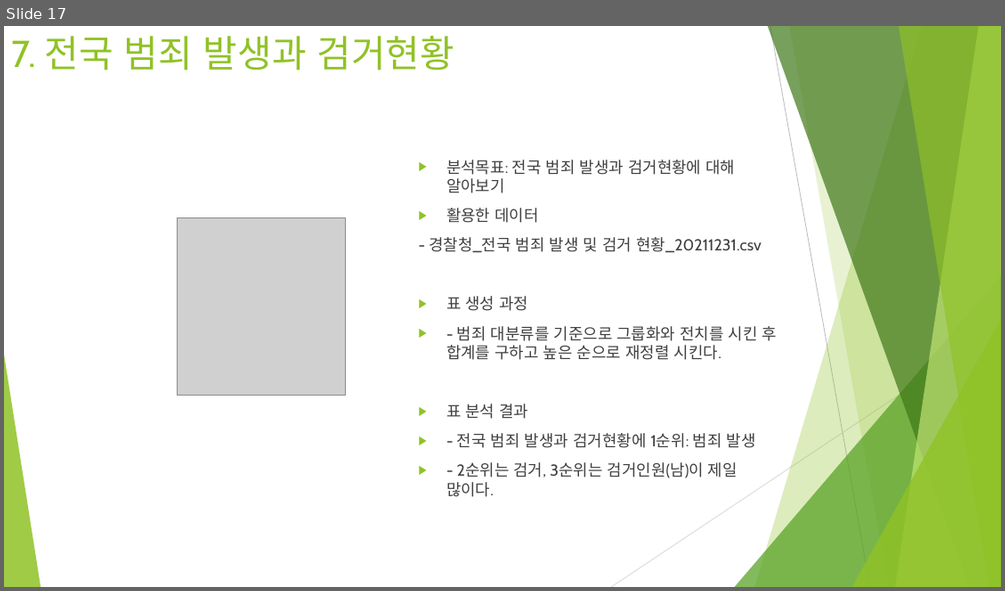
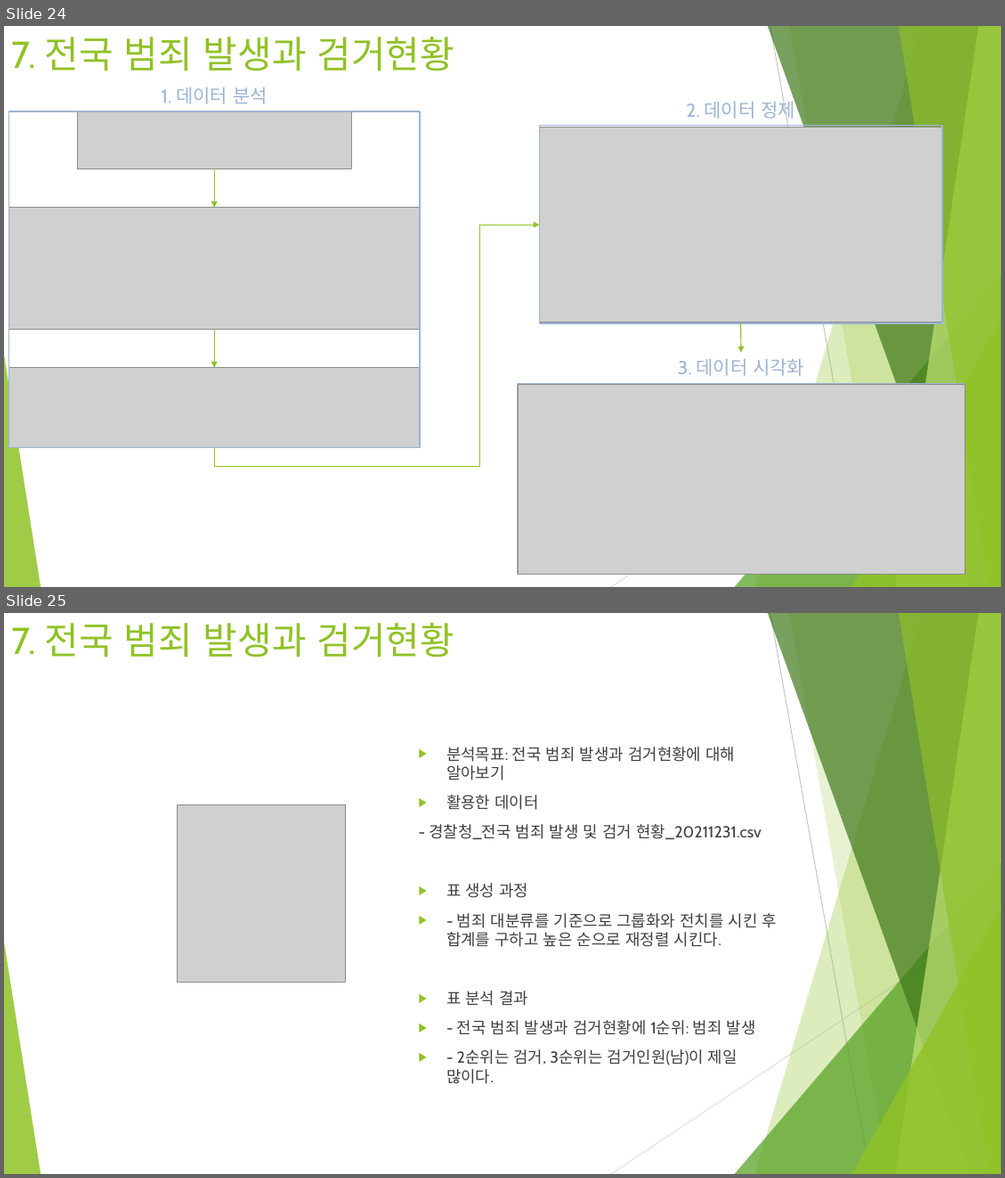
Before and after one commit to HERO19-71604814/Central-Competency-Development-Institute-Python, a slide deck: 2. 데이터 분석 과제/03. 데이터 분석 포트폴리오 작성(범죄 발생에 대한 대처와 해결방안).pptx. Shown one above the other, each under a label of ours: slide 17 before the commit, slides 24 and 25 after it. The pictures are 1005x591 and 1005x1178 pixels, drawn with LibreOffice and Linux fonts; fonts in the diff are those of the drawing; grey boxes stand for pictures. Boxes give left, top, right and bottom in pixels: in the first picture for what was removed or moved away, otherwise in the second. Text is boxed around its words. In the diff, an @@ line names an element or a change of style, - is before the commit and + after.

```diff
--- a/2. 데이터 분석 과제/03. 데이터 분석 포트폴리오 작성(범죄 발생에 대한 대처와 해결방안).pptx
+++ b/2. 데이터 분석 과제/03. 데이터 분석 포트폴리오 작성(범죄 발생에 대한 대처와 해결방안).pptx
@@ slide 24 added at <box>4,26,1001,587</box>, background #FFFFFF; not listed: 10 template elements that a slide beside it also shows @@
@@ title added at <box>11,37,455,71</box>, 36 pt, text #90C226 @@
+7. 전국 범죄 발생과 검거현황
@@ text added at <box>162,87,267,104</box>, 18 pt, text #9CB4D4 @@
+1. 데이터 분석
@@ text added at <box>686,98,795,121</box>, 18 pt, text #9CB4D4 @@
+2. 데이터 정제
@@ rectangle added at <box>9,111,420,448</box>, outline #9CB4D4 1.5 pt @@
@@ picture added at <box>77,111,352,168</box> @@
@@ picture added at <box>540,127,942,322</box> @@
@@ rectangle added at <box>540,126,942,323</box>, outline #9CB4D4 1.5 pt @@
@@ arrow added from (214, 168) to (214, 208), #90C226 1 pt @@
@@ picture added at <box>9,208,420,329</box> @@
@@ elbow arrow added from (214, 448) to (540, 224), #90C226 1 pt @@
@@ arrow added from (214, 329) to (214, 368), #90C226 1 pt @@
@@ arrow added from (741, 323) to (741, 353), #90C226 1 pt @@
@@ picture added at <box>9,368,420,448</box> @@
@@ text added at <box>678,359,804,376</box>, 18 pt, text #9CB4D4 @@
+3. 데이터 시각화
@@ rectangle added at <box>518,384,965,573</box>, outline #9CB4D4 1.5 pt @@
@@ picture added at <box>518,384,965,574</box> @@
@@ what was slide 17 is now slide 25 @@
```
Also in this commit, not shown: 1 slide changed, 8 other slides added, 59 other files.
